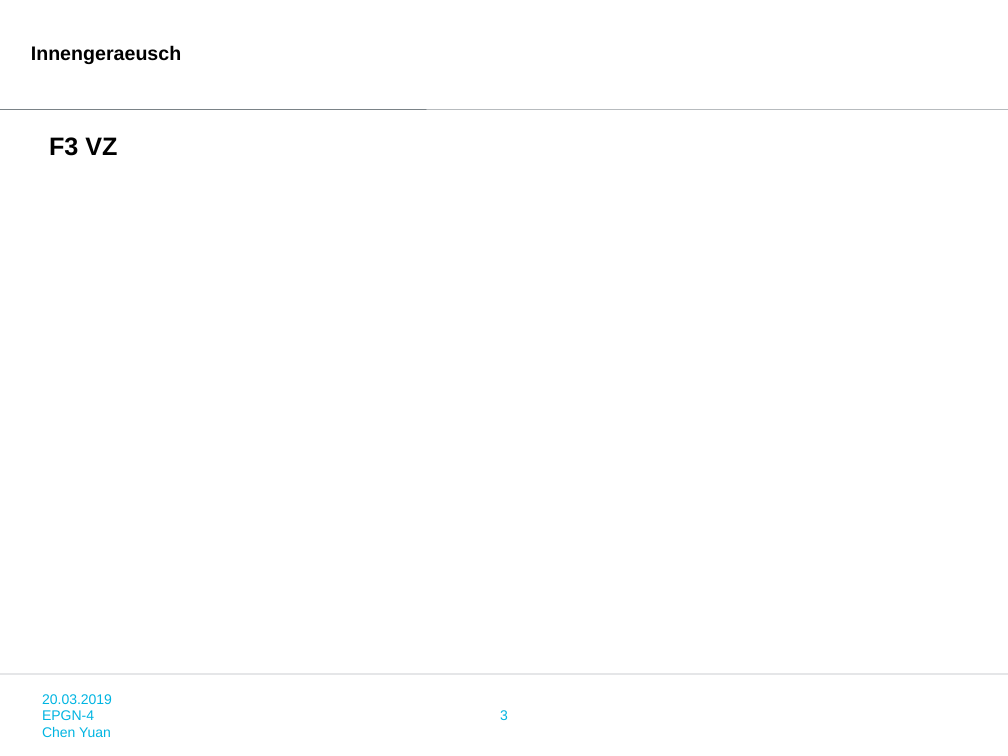
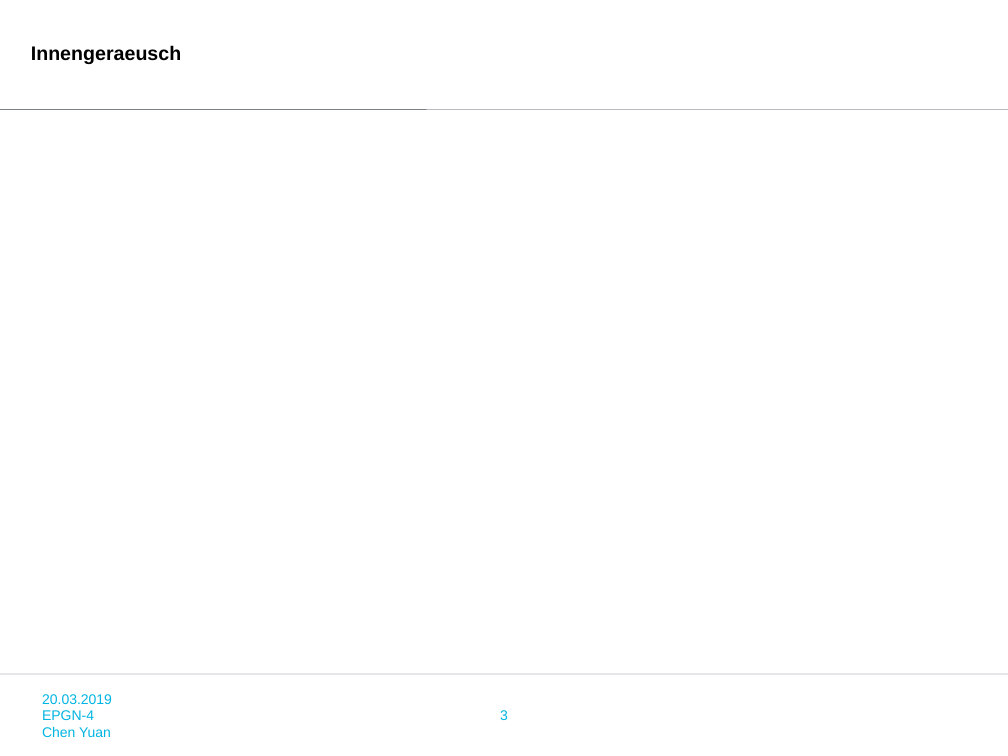
Before and after one commit to zhangxingjing/EPGN_INFO, a slide deck: slide 3 of epgn_info/epgn_info/apps/calculate/PPTModel/4zuo.pptx. Drawn at 1008x756 pixels with LibreOffice and Linux fonts; fonts in the diff are those of the drawing; background and template pictures are left out. Boxes give left, top, right and bottom in pixels: in the first picture for what was removed or moved away, otherwise in the second. Text is boxed around its words. In the diff, an @@ line names an element or a change of style, - is before the commit and + after.

```diff
--- a/epgn_info/epgn_info/apps/calculate/PPTModel/4zuo.pptx
+++ b/epgn_info/epgn_info/apps/calculate/PPTModel/4zuo.pptx
@@ text removed at [49, 137, 117, 156] @@
-F3 VZ
```
Also in this commit, not shown: 9 other slides changed, 5 other files.
